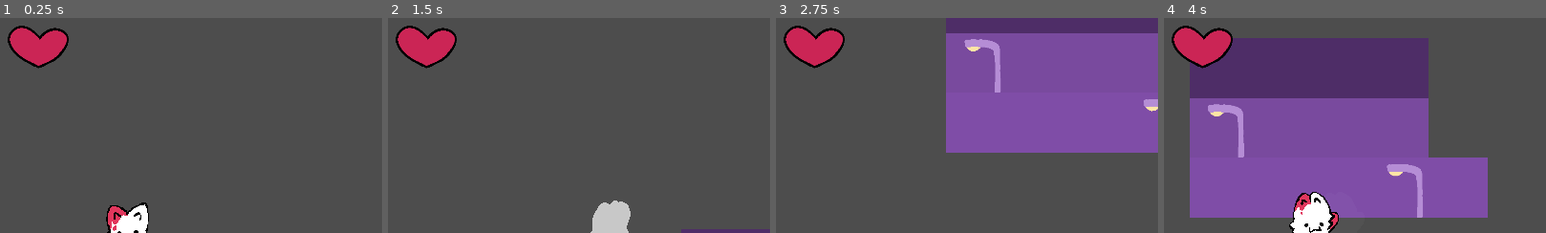
Above: before the commit, frames 1-4 (left to right).
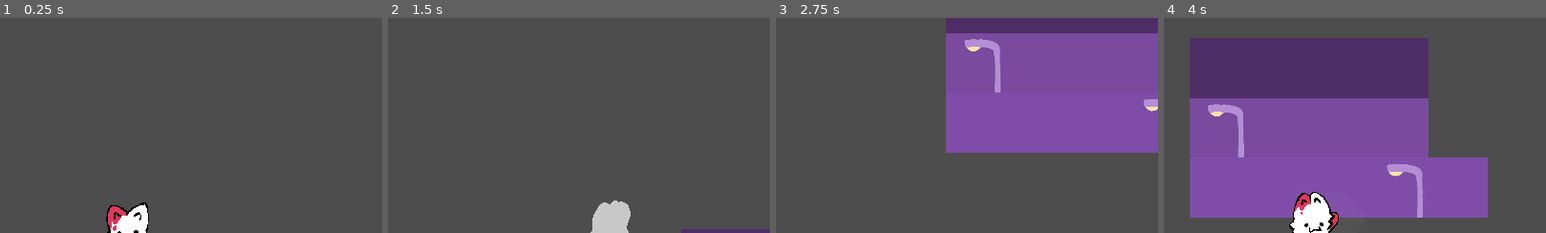
Above: after the commit, the same moments.

Repository: miyo6032/ProjectGodotWild63
Game: Godot game, scene res://scenes/main_test.tscn
The game is run twice, just before and just after one commit, with the same random seed, the same clock (stepped at 60 frames per second) and the same inputs. This scene is started directly instead of the project's main scene.
Inputs:
- Up to frame 1 (0.25 s): no input
- Up to frame 2 (1.5 s): tap Enter at 0.5 s; hold Right (attack_right) 0.53-1.28 s; tap Tab at 0.6, 1.35 s; hold Down (attack_down) from 1.28 s (still down)
- Up to frame 3 (2.75 s): release Down (attack_down) at 2.03 s; hold Right (attack_right) from 2.03 s (still down); tap Tab at 2.1 s
- Up to frame 4 (4 s): release Right (attack_right) at 2.78 s; hold Up (attack_up) 2.78-3.53 s; tap Tab at 2.85, 3.6 s; hold Left (attack_left) from 3.53 s (still down)
The pictures show only the part of the screen within x 21-71%, y 0-50%; the shares and areas given below are measured in that part.

The runs differ from the first frame. In frame 1, 2.2% of the frame differs, in the area x 2-18%, y 3-24%; in frame 2, 2.2%; in frame 3, 2.2%; in frame 4, 2.2%.

Commit message:
Add sounds

Diff:
--- a/project.godot
+++ b/project.godot
@@ -18,6 +18,7 @@
 
 Console="*res://addons/console/Console.gd"
 EventBus="*res://scenes/EventBus.gd"
+MusicPlayer="*res://scenes/music_player.tscn"
 
 [display]
 
--- a/scenes/Player.gd
+++ b/scenes/Player.gd
@@ -13,6 +13,11 @@
 @export var knockback = 80.0
 @export var dash_ghost_scene: PackedScene
 @export var allow_animation_cancelling = false
+@export_category("Sounds")
+@export var dash_sound: AudioStream
+@export var hit_sound: Array[AudioStream]
+@export var hurt_sound: AudioStream
+@export var death_sound: AudioStream
 
 @onready var damageable: Damageable = $Damageable
 @onready var animation_player: AnimationPlayer = $AnimationPlayer
@@ -20,6 +25,7 @@
 @onready var facing_direction: Node2D = $FacingDirection
 @onready var animated_sprite: AnimatedSprite2D = $AnimatedSprite2D
 @onready var attack_area: Area2D = $FacingDirection/AttackArea
+@onready var audio_stream_player: AudioStreamPlayer = $AudioStreamPlayer
 
 var dash_animation_finished = true
 var last_direction = Vector2.RIGHT
@@ -50,6 +56,8 @@
         attack_area.monitoring = true
         play_attack_animation(attack_direction)
         animation_player.play("attack")
+        audio_stream_player.stream = dash_sound
+        audio_stream_player.play()
         is_dashing = true
         dash_attack_enabled = false
         dash_animation_finished = false
@@ -116,6 +124,7 @@
 
     move_and_slide()
 
+@export_category("Health")
 @export var max_health = 6
 @export var health = 6
 @export var hit_freeze_slow := 0.07
@@ -139,6 +148,11 @@
 
     if health <= 0:
         EventBus.on_game_over.emit()
+        audio_stream_player.stream = death_sound
+        audio_stream_player.play()
+    else:
+        audio_stream_player.stream = hurt_sound
+        audio_stream_player.play()
 
 func end_invulnerability():
     damageable.invulnerable = false
@@ -147,6 +161,8 @@
 func _on_attack_area_area_entered(area:Area2D):
     velocity = velocity * -0.7
     is_dashing = false
+    audio_stream_player.stream = hit_sound[randi() % hit_sound.size()]
+    audio_stream_player.play()
     if not area.invulnerable:
         freeze_frame()
         area.damage({damage = 1, knockback = last_direction * knockback})
--- /dev/null
+++ b/scenes/music_player.tscn
@@ -0,0 +1,9 @@
+[gd_scene load_steps=2 format=3 uid="uid://bgn16ct7bryrn"]
+
+[ext_resource type="AudioStream" uid="uid://bei5tu0u0i7ia" path="res://sounds/MUSIC_MAIN.mp3" id="1_6per3"]
+
+[node name="MusicPlayer" type="AudioStreamPlayer"]
+stream = ExtResource("1_6per3")
+volume_db = -10.0
+autoplay = true
+bus = &"Music"
--- a/scenes/player.tscn
+++ b/scenes/player.tscn
@@ -1,15 +1,20 @@
-[gd_scene load_steps=125 format=3 uid="uid://bfellyq050wl2"]
+[gd_scene load_steps=130 format=3 uid="uid://bfellyq050wl2"]
 
 [ext_resource type="Script" path="res://scenes/Player.gd" id="1_ymphj"]
 [ext_resource type="PackedScene" uid="uid://bx6d4ld436h0x" path="res://scenes/dash_ghost.tscn" id="2_1njyu"]
+[ext_resource type="AudioStream" uid="uid://xefqdt1omw1n" path="res://sounds/SFX_ATTACK_INITIATED.wav" id="3_58yie"]
 [ext_resource type="Shader" path="res://scenes/dash_ghost.gdshader" id="3_qenv7"]
 [ext_resource type="Texture2D" uid="uid://dbgbrqf7s7115" path="res://graphics/player/attack_down.png" id="3_veoca"]
 [ext_resource type="Texture2D" uid="uid://cynp1p28btu11" path="res://graphics/player/attack_left.png" id="4_5sfjn"]
+[ext_resource type="AudioStream" uid="uid://dnweqsbxpyrjt" path="res://sounds/SFX_ATTACK_IMPACT_01.wav" id="4_8xuod"]
+[ext_resource type="AudioStream" uid="uid://cg23yxvmojaci" path="res://sounds/SFX_ATTACK_IMPACT_02.wav" id="5_b17pq"]
 [ext_resource type="Texture2D" uid="uid://cm8epl6lytwgf" path="res://graphics/player/attack_right.png" id="5_sbf8i"]
+[ext_resource type="AudioStream" uid="uid://dvwe5c4ov51ps" path="res://sounds/SFX_PLAYER_HURT.wav" id="6_0l7aw"]
 [ext_resource type="Script" path="res://prototype/scenes/Damageable.gd" id="6_443uu"]
 [ext_resource type="Texture2D" uid="uid://brqhpq8l8egvl" path="res://graphics/player/attack_up.png" id="6_qstii"]
 [ext_resource type="Texture2D" uid="uid://dl7n8ckq83a3f" path="res://graphics/player/run_down.png" id="7_djs83"]
 [ext_resource type="Texture2D" uid="uid://bovx7kqlrruyc" path="res://graphics/player/idle.png" id="7_fy051"]
+[ext_resource type="AudioStream" uid="uid://b0j3xsumtcnm2" path="res://sounds/SFX_PLAYER_DEATH.wav" id="7_lh8q5"]
 [ext_resource type="Texture2D" uid="uid://0wq7ksmvocuk" path="res://graphics/player/run_left.png" id="8_gi2md"]
 [ext_resource type="Texture2D" uid="uid://dln0s4c1q8p2i" path="res://graphics/player/run_right.png" id="9_xnpdb"]
 [ext_resource type="Texture2D" uid="uid://vaybf1b7rhhb" path="res://graphics/player/run_up.png" id="10_moxaj"]
@@ -987,6 +992,12 @@
 attack_velocity = 2000.0
 knockback = 800.0
 dash_ghost_scene = ExtResource("2_1njyu")
+dash_sound = ExtResource("3_58yie")
+hit_sound = Array[AudioStream]([ExtResource("4_8xuod"), ExtResource("5_b17pq")])
+hurt_sound = ExtResource("6_0l7aw")
+death_sound = ExtResource("7_lh8q5")
+max_health = 4
+health = 4
 
 [node name="AnimatedSprite2D" type="AnimatedSprite2D" parent="."]
 texture_filter = 1
@@ -1073,5 +1084,8 @@
 hue_variation_min = -0.04
 hue_variation_max = 0.12
 
+[node name="AudioStreamPlayer" type="AudioStreamPlayer" parent="."]
+bus = &"SFX"
+
 [connection signal="on_damage" from="Damageable" to="." method="_on_enemy_collision_detection_on_damage"]
 [connection signal="area_entered" from="FacingDirection/AttackArea" to="." method="_on_attack_area_area_entered"]
Not shown, added: sounds/MUSIC_MAIN.mp3.import
Not shown, added: sounds/SFX_ATTACK_IMPACT_01.wav.import
Not shown, added: sounds/SFX_ATTACK_IMPACT_02.wav.import
Not shown, added: sounds/SFX_ATTACK_INITIATED.wav.import
Not shown, added: sounds/SFX_GARBAGE_EXPLOSION.wav.import
Not shown, added: sounds/SFX_GARBAGE_IMPACT.wav.import
Not shown, added: sounds/SFX_PLAYER_DEATH.wav.import
Not shown, added: sounds/SFX_PLAYER_HURT.wav.import
Not shown, added: sounds/MUSIC_MAIN.mp3
Not shown, added: sounds/SFX_ATTACK_IMPACT_01.wav
Not shown, added: sounds/SFX_ATTACK_IMPACT_02.wav
Not shown, added: sounds/SFX_ATTACK_INITIATED.wav
(and 4 more such lines)
